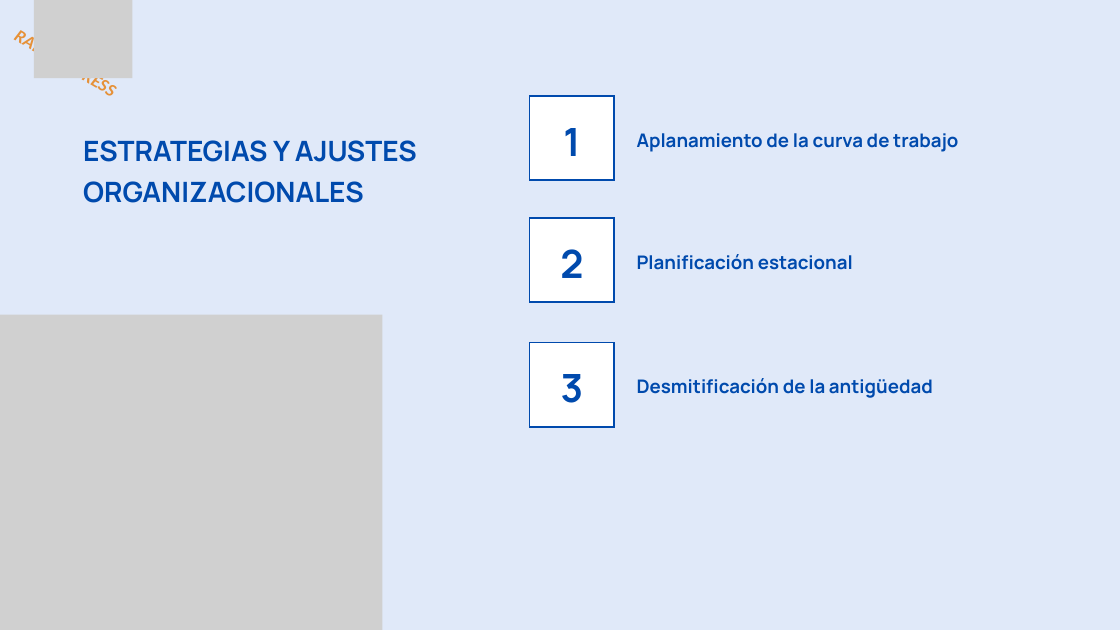
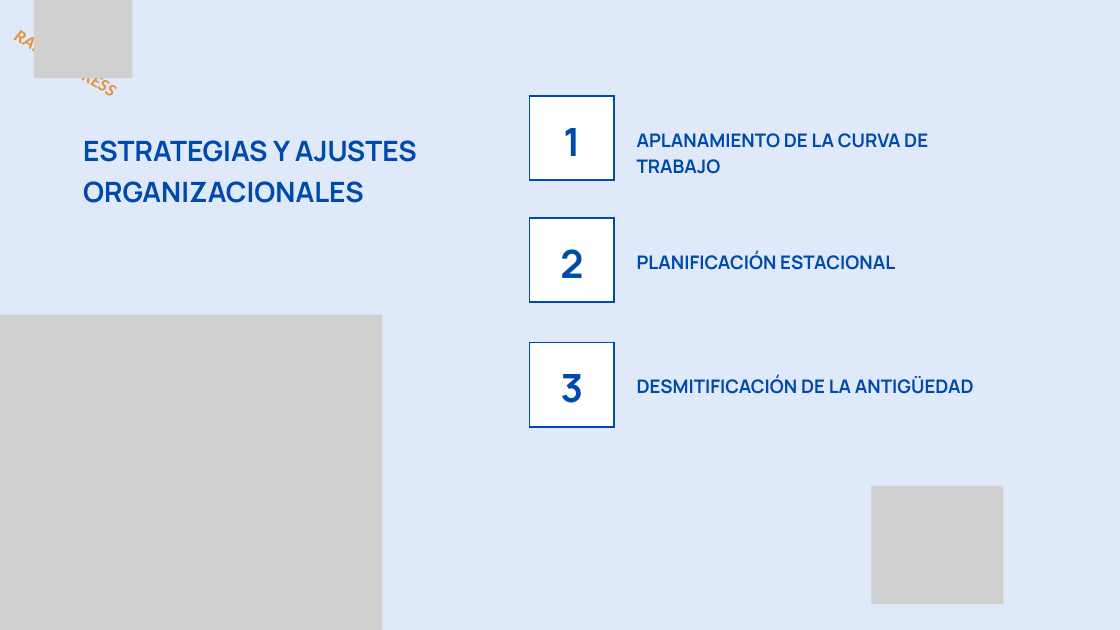
Before and after one commit to ITACADEMYprojectes/ProjecteData, a slide deck: slide 10 of Equip_28/Results/Analisis_PAP_and_ABL_RapidExpres_2026_04_05.pptx. Drawn at 1120x630 pixels with LibreOffice and Linux fonts; fonts in the diff are those of the drawing; grey boxes stand for pictures. Boxes give left, top, right and bottom in pixels: in the first picture for what was removed or moved away, otherwise in the second. Text is boxed around its words. In the diff, an @@ line names an element or a change of style, - is before the commit and + after.

```diff
--- a/Equip_28/Results/Analisis_PAP_and_ABL_RapidExpres_2026_04_05.pptx
+++ b/Equip_28/Results/Analisis_PAP_and_ABL_RapidExpres_2026_04_05.pptx
@@ text at box(637, 133, 928, 174): text changed @@
-  Aplanamiento de la curva de trabajo
+  APLANAMIENTO DE LA CURVA DE TRABAJO
@@ text at box(637, 251, 895, 270): text changed @@
-  Planificación estacional
+  PLANIFICACIÓN ESTACIONAL
@@ text at box(637, 376, 974, 394): text changed @@
-  Desmitificación de la antigüedad
+  DESMITIFICACIÓN DE LA ANTIGÜEDAD
@@ picture added at box(871, 486, 1004, 604) @@
```
Also in this commit, not shown: 17 other slides changed, 18 slides removed, 2 other files.
